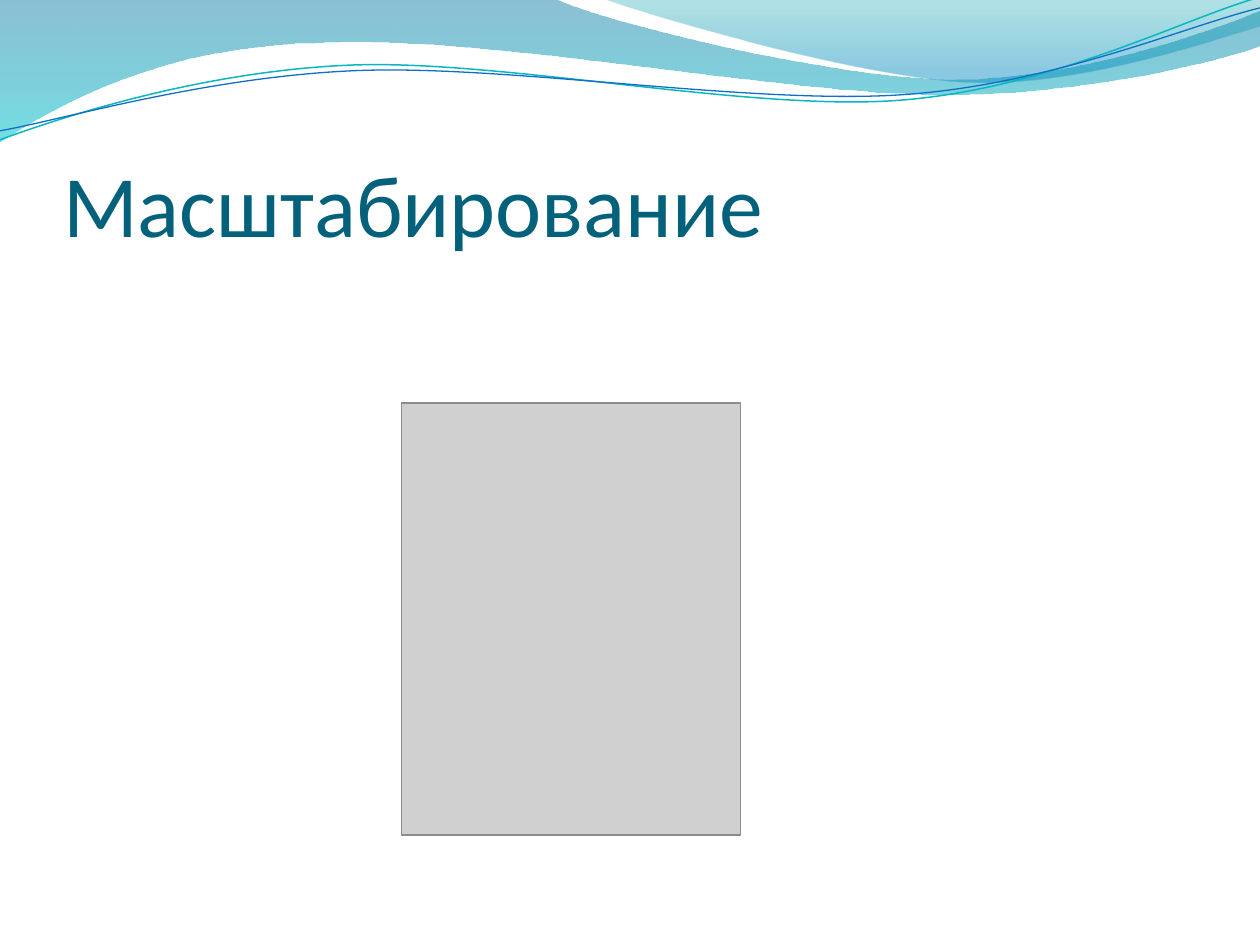
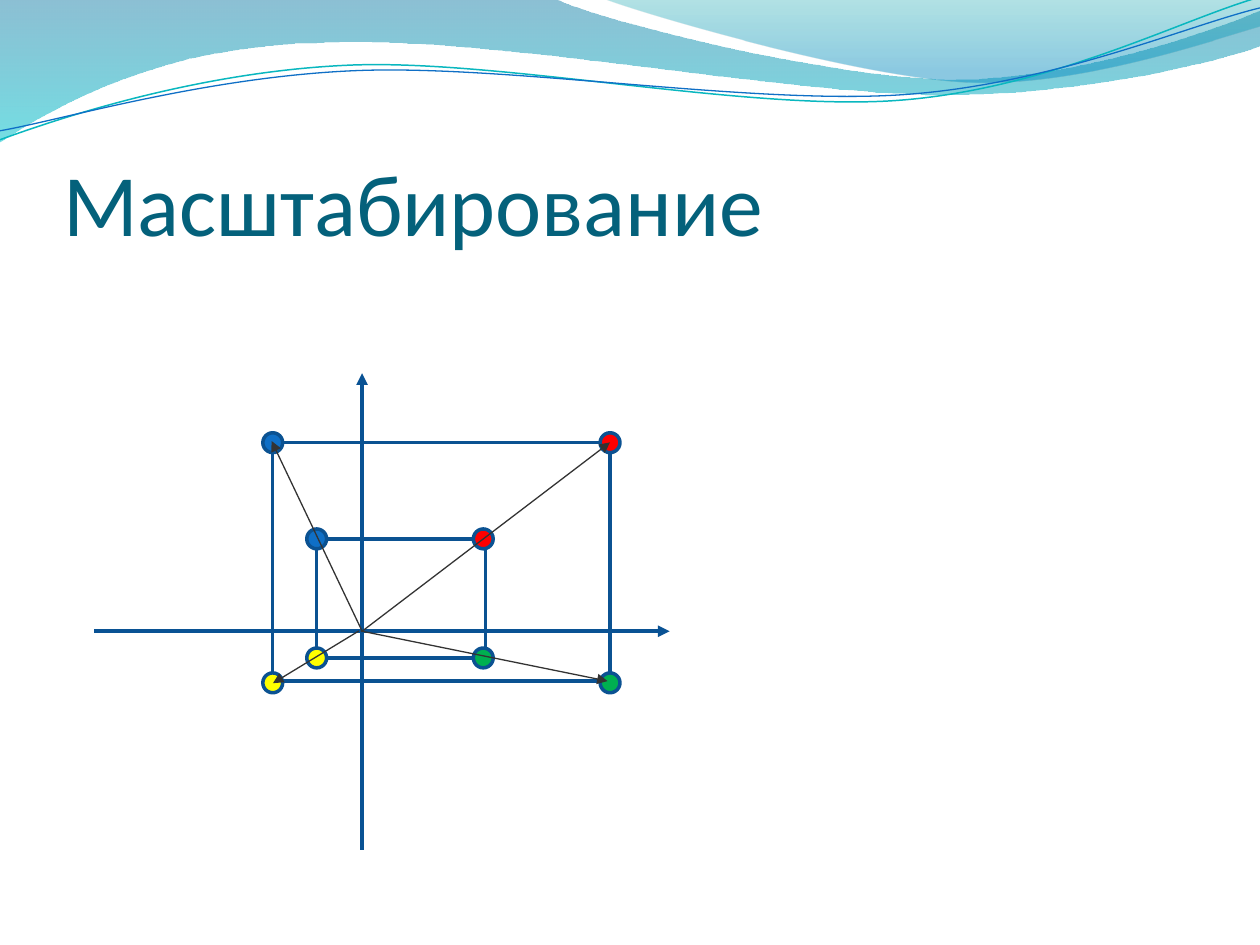
Before and after one commit to alexey-malov/cg-course, a slide deck: slide 78 of lectures/03 - Векторный анализ, трансформации и матрицы.pptx (slide 76 before the commit). Drawn at 1260x945 pixels with LibreOffice and Linux fonts; fonts in the diff are those of the drawing; grey boxes stand for pictures; background and template pictures are left out. Boxes give left, top, right and bottom in pixels: in the first picture for what was removed or moved away, otherwise in the second. Text is boxed around its words. In the diff, an @@ line names an element or a change of style, - is before the commit and + after.

```diff
--- a/lectures/03 - Векторный анализ, трансформации и матрицы.pptx
+++ b/lectures/03 - Векторный анализ, трансформации и матрицы.pptx
@@ arrow added from (362, 849) to (362, 373), #095295 2.25 pt @@
@@ picture removed at (402, 403, 741, 835) @@
@@ arrow added from (94, 631) to (669, 631), #095295 2.25 pt @@
@@ group added at (272, 441, 610, 683): 4 arrows @@
@@ group added at (307, 529, 494, 668): 4 ellipses, 1 rectangle @@
@@ group added at (263, 433, 620, 693): 4 ellipses, 1 rectangle @@
```
Also in this commit, not shown: 31 other slides changed, 5 slides added, 1 slide removed.
